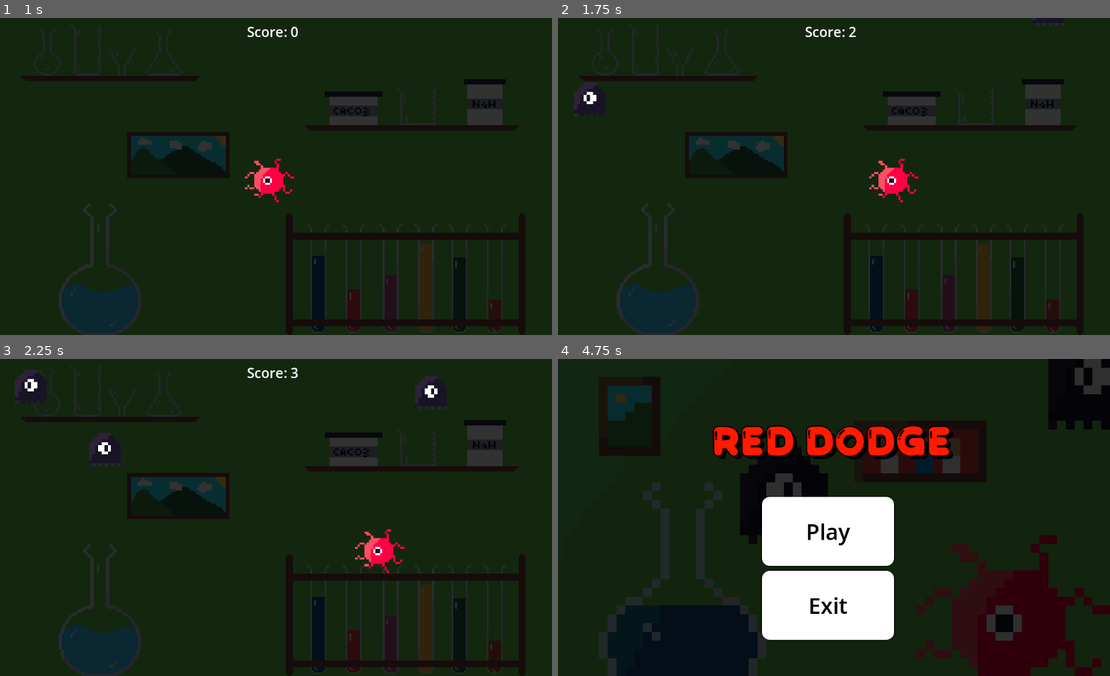
Above: before the commit, frames 1-4 (two rows, left to right).
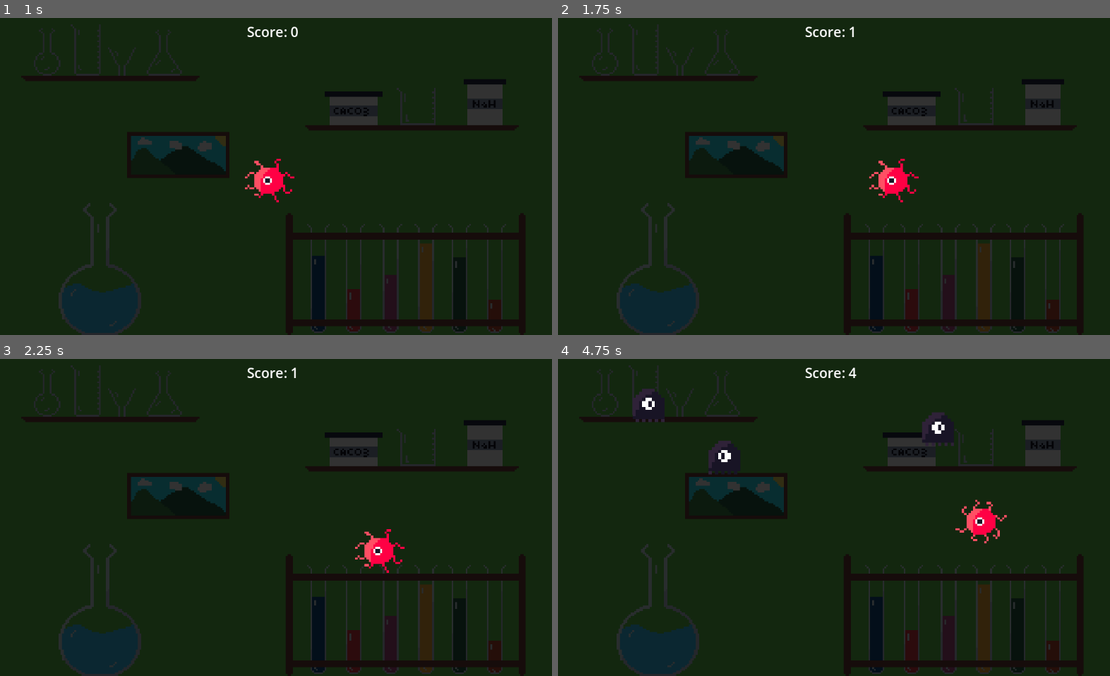
Above: after the commit, the same moments.

Repository: modwodmm/RedDodge
Game: Godot game, scene res://main.tscn
Two runs of this game, one before a commit and one after it. Both use one fixed random seed, a clock stepped at 60 frames per second and the inputs below.
Inputs:
- Up to frame 1 (1 s): click "Play" at 0.5 s
- Up to frame 2 (1.75 s): tap Enter at 1.25 s; hold D (go_right) from 1.28 s (still down)
- Up to frame 3 (2.25 s): release D (go_right) at 2.03 s; hold S (go_down) from 2.03 s (still down)
- Up to frame 4 (4.75 s): release S (go_down) at 2.78 s; hold D (go_right) 2.78-3.53 s; hold W (go_up) 3.53-4.28 s; hold A (go_left) from 4.28 s (still down)

Frame 1 is identical in both runs. In frame 2, 0.3% of the frame differs, in the area x 2-92%, y 0-31%; in frame 3, 0.7%; in frame 4, 37%, in the area x 3-100%, y 0-100%.

Commit message:
Added difficulty system based on score

Diff:
--- a/enemy.gd
+++ b/enemy.gd
@@ -1,6 +1,6 @@
 extends CharacterBody2D
 
-var speed = 300
+var speed = 150
 var direction = Vector2.ZERO
 
 @onready var sprite = $AnimatedSprite2D
--- a/main.gd
+++ b/main.gd
@@ -2,7 +2,9 @@
 
 enum GAMESTATE {Play, Dead}
 var game_state = GAMESTATE.Dead
+var enemy_speed = 150
 
+var new_enemy
 const enemy_scene = preload("res://enemy.tscn")
 
 var score = 0
@@ -20,6 +22,7 @@
 	$Player.died.connect(_on_player_died)
 	$Player.visible = false
 	$Player.move = false
+
 
 #When "Play" is pressed
 func _on_play() -> void:
@@ -71,12 +74,26 @@
 
 #Generates enemies
 func _on_timer_timeout() -> void:
-	var new_enemy = enemy_scene.instantiate()
+	difficulty()
+	new_enemy = enemy_scene.instantiate()
+	new_enemy.speed = enemy_speed
 	generate_position(new_enemy)
 	add_child(new_enemy)
 	score += 1
+
 	display_score()
 
 #Displays score
 func display_score():
 	$Label.text = "Score: " + str(score)
+
+func difficulty():
+	if score >= 150:
+		$Timer.wait_time = 0.5
+		enemy_speed = 300
+	elif score >= 100:
+		enemy_speed = 300
+		$Timer.wait_time = 1.0
+	elif score >= 50:
+		$Timer.wait_time = 0.5
+		enemy_speed = 150
--- a/main.tscn
+++ b/main.tscn
@@ -78,7 +78,6 @@
 sprite_frames = SubResource("SpriteFrames_lquwl")
 
 [node name="Timer" type="Timer" parent="." unique_id=1336936813]
-wait_time = 0.5
 
 [node name="Background" type="AudioStreamPlayer2D" parent="." unique_id=1055954310]
 stream = ExtResource("4_1bvp3")
